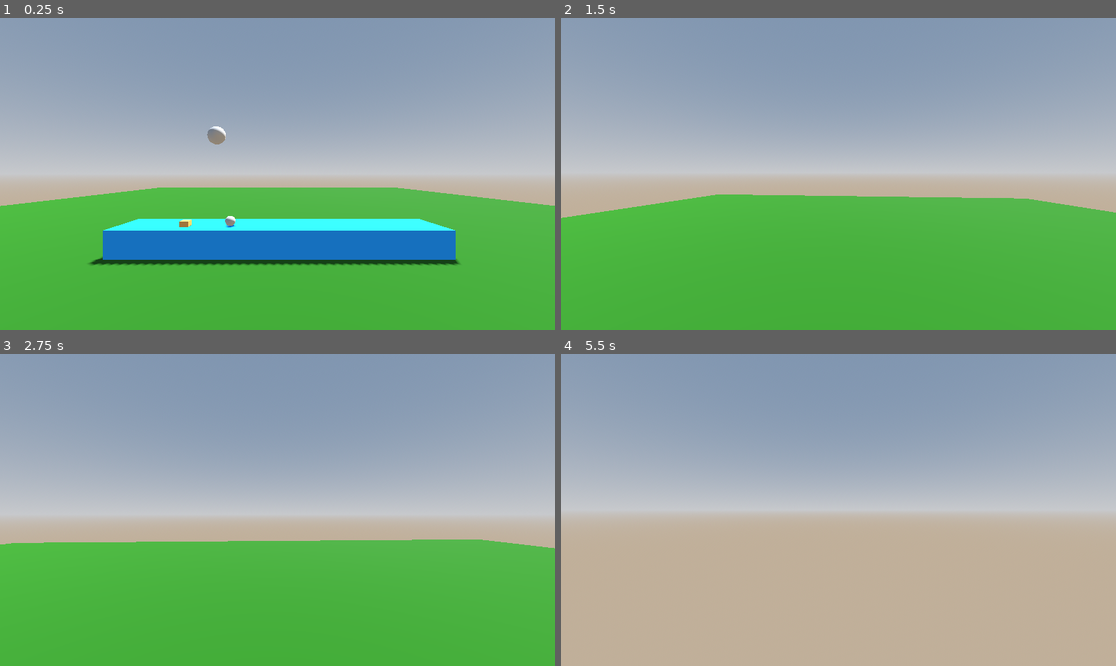
Above: before the commit, frames 1-4 (two rows, left to right).
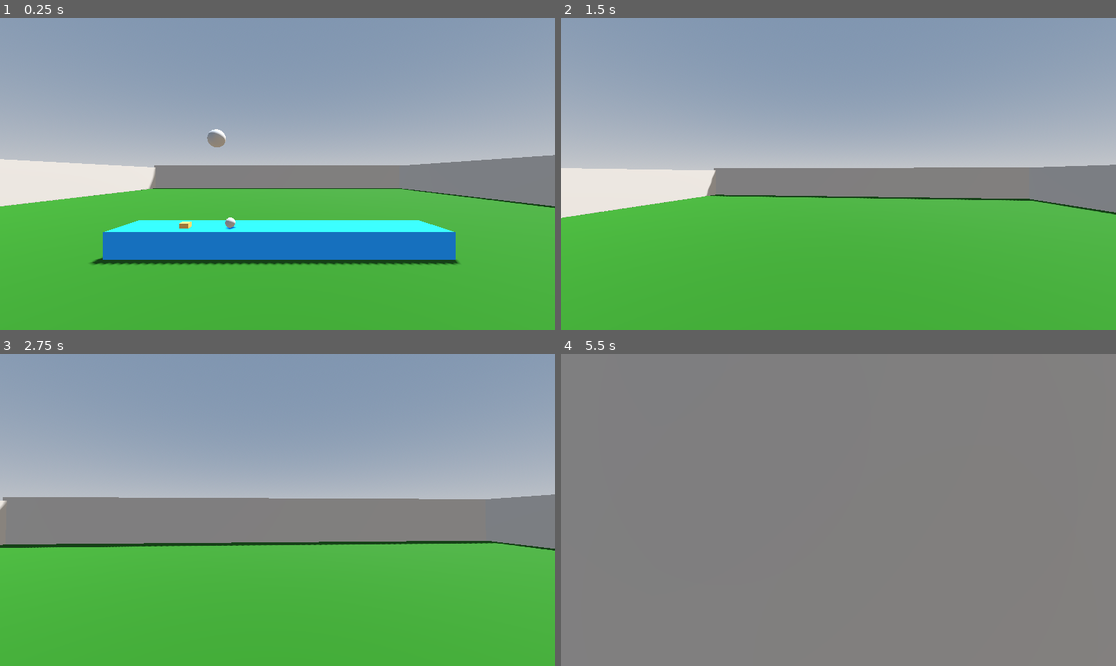
Above: after the commit, the same moments.

Repository: bgilross/cookin
Game: Godot game, scene res://scenes/main_scene.tscn
The game is run twice, just before and just after one commit, with the same random seed, the same clock (stepped at 60 frames per second) and the same inputs.
Inputs (mouse positions are in pixels of both pictures, inside the frame that each line leads up to):
- Up to frame 1 (0.25 s): no input
- Up to frame 2 (1.5 s): tap Enter (ui_accept) at 0.5, 0.77 s; move the mouse to (866, 174) at 0.52 s; hold F (interact) 0.53-1.28 s; hold W (forward) from 0.53 s (still down); move the mouse to (810, 174) at 1.27 s; tap F (interact) at 1.35 s
- Up to frame 3 (2.75 s): keep holding W (forward); tap Enter (ui_accept) at 1.52 s; move the mouse to (288, 503) at 2.02 s; hold F (interact) from 2.03 s (still down)
- Up to frame 4 (5.5 s): keep holding W (forward); move the mouse to (832, 516) at 2.77 s; release F (interact) at 2.78 s; tap F (interact) at 2.85, 4.35 s; tap Enter (ui_accept) at 3.02, 3.77, 4.52 s; move the mouse to (877, 513) at 3.52 s; hold F (interact) 3.53-4.28 s; move the mouse to (794, 506) at 4.27 s; move the mouse to (844, 510) at 5.02 s; hold F (interact) from 5.03 s (still down)

The runs differ from the first frame. In frame 1, 11% of the frame differs, in the area x 0-100%, y 34-80%; in frame 2, 11%; in frame 3, 15%; in frame 4, 100%, in the area x 0-100%, y 0-100%.

Commit message:
Created PICKABLES utility script to handle common pickable logic. decoupling caused some issues with dropping items, should be fixed

Diff:
--- a/scenes/main_scene.tscn
+++ b/scenes/main_scene.tscn
@@ -58,7 +58,7 @@
 [node name="Envorionment" type="Node" parent="."]
 
 [node name="Ground" type="CSGBox3D" parent="Envorionment"]
-transform = Transform3D(1, 0, 0, 0, 1, 0, 0, 0, 1, -0.00100994, -0.536447, 0.0174503)
+transform = Transform3D(1, 0, 0, 0, 1, 0, 0, 0, 1, -0.024931, -0.502011, 0.00690266)
 use_collision = true
 size = Vector3(27.403, 1, 46.211)
 material = SubResource("StandardMaterial3D_w2twt")
@@ -121,7 +121,7 @@
 shape = SubResource("BoxShape3D_gubc5")
 
 [node name="SpawnPoint" type="Node3D" parent="."]
-transform = Transform3D(1, 0, 0, 0, 1, 0, 0, 0, 1, -0.0478077, 4.26184, -2.56161)
+transform = Transform3D(1, 0, 0, 0, 1, 0, 0, 0, 1, -0.0478077, 4.26184, -7.23737)
 
 [node name="Button" parent="." node_paths=PackedStringArray("spawn_point") instance=ExtResource("3_pu3yx")]
 transform = Transform3D(1, 0, 0, 0, 1, 0, 0, 0, 1, -1.88371, 0.51877, -4.05026)
@@ -138,3 +138,23 @@
 
 [node name="RigidBody3D3" parent="." instance=ExtResource("5_gubc5")]
 transform = Transform3D(1, 0, 0, 0, 1, 0, 0, 0, 1, -0.38469, 0.0635532, -0.915479)
+
+[node name="CSGBox3D4" type="CSGBox3D" parent="."]
+transform = Transform3D(1, 0, 0, 0, 1, 0, 0, 0, 1, -0.0290527, 0.867183, -22.9786)
+use_collision = true
+size = Vector3(27.3674, 3.27637, 1)
+
+[node name="CSGBox3D2" type="CSGBox3D" parent="."]
+transform = Transform3D(1, 0, 0, 0, 1, 0, 0, 0, 1, 0, 1, 22.5)
+use_collision = true
+size = Vector3(28.9241, 2.54712, 1)
+
+[node name="CSGBox3D" type="CSGBox3D" parent="."]
+transform = Transform3D(1, 0, 0, 0, 1, 0, 0, 0, 1, 14, 1, -1.5)
+use_collision = true
+size = Vector3(1, 3, 50)
+
+[node name="CSGBox3D3" type="CSGBox3D" parent="."]
+transform = Transform3D(1, 0, 0, 0, 1, 0, 0, 0, 1, -14, 0, 0)
+use_collision = true
+size = Vector3(1, 4.59082, 45.9473)
--- a/scripts/PickableObject.gd
+++ b/scripts/PickableObject.gd
@@ -1,9 +1,18 @@
-#PickableObject.gd
-
 extends RigidBody3D
 
 @export var interact_text: String = "Press F to pick up"
 
-func interact(player: Node) -> void:
-	if player.has_method("pick_up_object"):
-		player.pick_up_object(self)
+const PickableUtils = preload("res://scripts/PickableUtils.gd")
+
+func pickup(player: Node) -> void:
+	if not player.has_method("hold_item"):
+		return
+
+	# Do physics logic inside this object
+	PickableUtils.freeze_physics(self)
+
+	# Reparent to player hold slot
+	var old_parent = get_parent()
+	old_parent.remove_child(self)
+	player.hold_item(self)  # Let player attach and track
+	self.transform = Transform3D.IDENTITY
--- /dev/null
+++ b/scripts/PickableUtils.gd
@@ -0,0 +1,53 @@
+## Utility script for handling common pickable item behavior
+## Used by both RigidBody3D-based and Node3D-based pickables
+
+extends Node
+
+static func freeze_physics(obj: Node3D) -> void:
+	if obj is RigidBody3D:
+		obj.freeze = true
+		obj.linear_velocity = Vector3.ZERO
+		obj.angular_velocity = Vector3.ZERO
+		obj.freeze_mode = RigidBody3D.FREEZE_MODE_STATIC
+
+		var shape = obj.get_node_or_null("CollisionShape3D")
+		if shape:
+			shape.disabled = true
+
+static func unfreeze_physics(obj: Node3D) -> void:
+	if obj is RigidBody3D:
+		obj.freeze = false
+		obj.freeze_mode = RigidBody3D.FREEZE_MODE_STATIC
+		obj.sleeping = false
+
+		var shape = obj.get_node_or_null("CollisionShape3D")
+		if shape:
+			shape.disabled = false
+
+static func pickup(obj: Node3D, player: Node) -> void:
+	if not player.has_method("hold_item"):
+		return
+
+	freeze_physics(obj)
+	player.hold_item(obj)
+	obj.transform = Transform3D.IDENTITY
+
+static func drop(obj: Node3D, drop_transform: Transform3D) -> void:
+	if not is_instance_valid(obj):
+		print("[Drop] Error: Object is no longer valid.")
+		return
+
+	var tree = obj.get_tree()
+	if not tree:
+		print("[Drop] Error: get_tree() returned null.")
+		return
+
+	var scene_root = tree.current_scene
+	if not scene_root:
+		print("[Drop] Error: current_scene is null.")
+		return
+
+	obj.global_transform = drop_transform
+	scene_root.add_child(obj)
+	print("Dropped at:", drop_transform.origin)
+	unfreeze_physics(obj)
--- a/scripts/PlayerBodyController.gd
+++ b/scripts/PlayerBodyController.gd
@@ -1,4 +1,3 @@
-#PlayerBodyController.gd
 extends CharacterBody3D
 
 const SPEED = 5.0
@@ -9,6 +8,8 @@
 var current_target: Node = null
 var held_object: Node3D = null
 var push_force := 1.1
+
+const PickableUtils = preload("res://scripts/PickableUtils.gd")
 
 @onready var camera := $Camera3D
 @onready var raycast := $Camera3D/RayCast3D
@@ -37,13 +38,15 @@
 	handle_push_collisions()
 
 
-
 func _unhandled_input(event: InputEvent) -> void:
 	if event.is_action_pressed("interact"):
 		if held_object:
 			drop_held_object()
-		elif current_target and current_target.has_method("interact"):
-			current_target.interact(self)
+		elif current_target:
+			if current_target.has_method("pickup"):
+				current_target.pickup(self)
+			elif current_target.has_method("interact"):
+				current_target.interact(self)
 
 func handle_push_collisions():
 	for body in push_area.get_overlapping_bodies():
@@ -84,7 +87,7 @@
 	raycast.force_raycast_update()
 	if raycast.is_colliding():
 		var hit = raycast.get_collider()
-		if hit.has_method("interact"):
+		if hit.has_method("pickup") or hit.has_method("interact"):
 			current_target = hit
 			if "interact_text" in hit:
 				interact_label.text = hit.interact_text
@@ -94,40 +97,19 @@
 			return
 	current_target = null
 	interact_label.visible = false
+
 # ----------------------------
 # Holding
 # ----------------------------
 func pick_up_object(obj: Node3D) -> void:
-	if obj is RigidBody3D:
-		obj.freeze = true
-		obj.linear_velocity = Vector3.ZERO
-		obj.angular_velocity = Vector3.ZERO
-		obj.freeze_mode = RigidBody3D.FREEZE_MODE_STATIC
-
-		obj.get_parent().remove_child(obj)
-		hold_position.add_child(obj)
-		obj.transform = Transform3D.IDENTITY
-
-		var shape = obj.get_node_or_null("CollisionShape3D")
-		if shape:
-			shape.disabled = true
-
-		held_object = obj
-		interact_label.visible = false
+	PickableUtils.pickup(obj, self)
+	held_object = obj
 
 func drop_held_object() -> void:
 	if held_object:
-		var obj = held_object
+		PickableUtils.drop(held_object, hold_position.global_transform)
 		held_object = null
 
-		hold_position.remove_child(obj)
-		get_tree().root.add_child(obj)
-		obj.global_transform = hold_position.global_transform
-
-		var shape = obj.get_node_or_null("CollisionShape3D")
-		if shape:
-			shape.disabled = false
-
-		obj.freeze = false
-		obj.freeze_mode = RigidBody3D.FREEZE_MODE_STATIC
-		obj.sleeping = false
+func hold_item(obj: Node3D) -> void:
+	held_object = obj
+	hold_position.add_child(obj)
Empty file added: pickup_box.gd
Not shown, added: pickup_box.gd.uid
Not shown, added: scripts/PickableUtils.gd.uid
